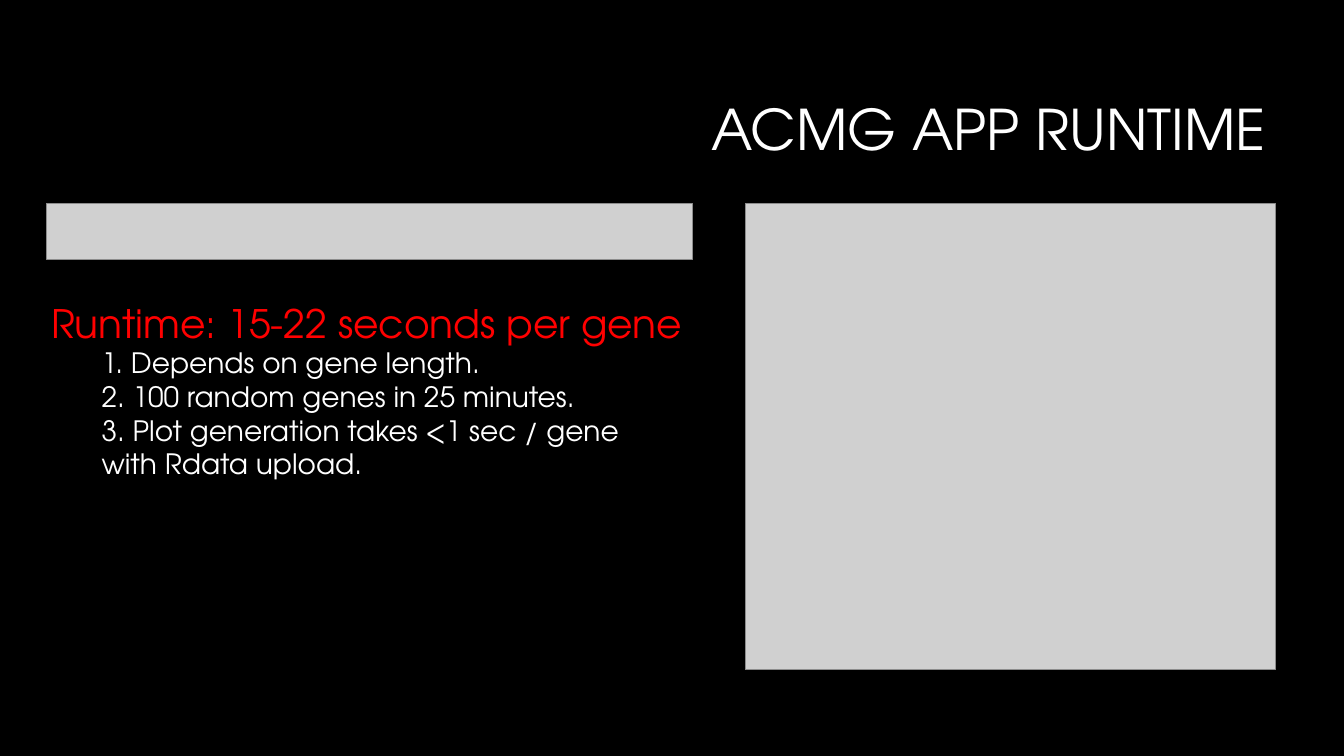
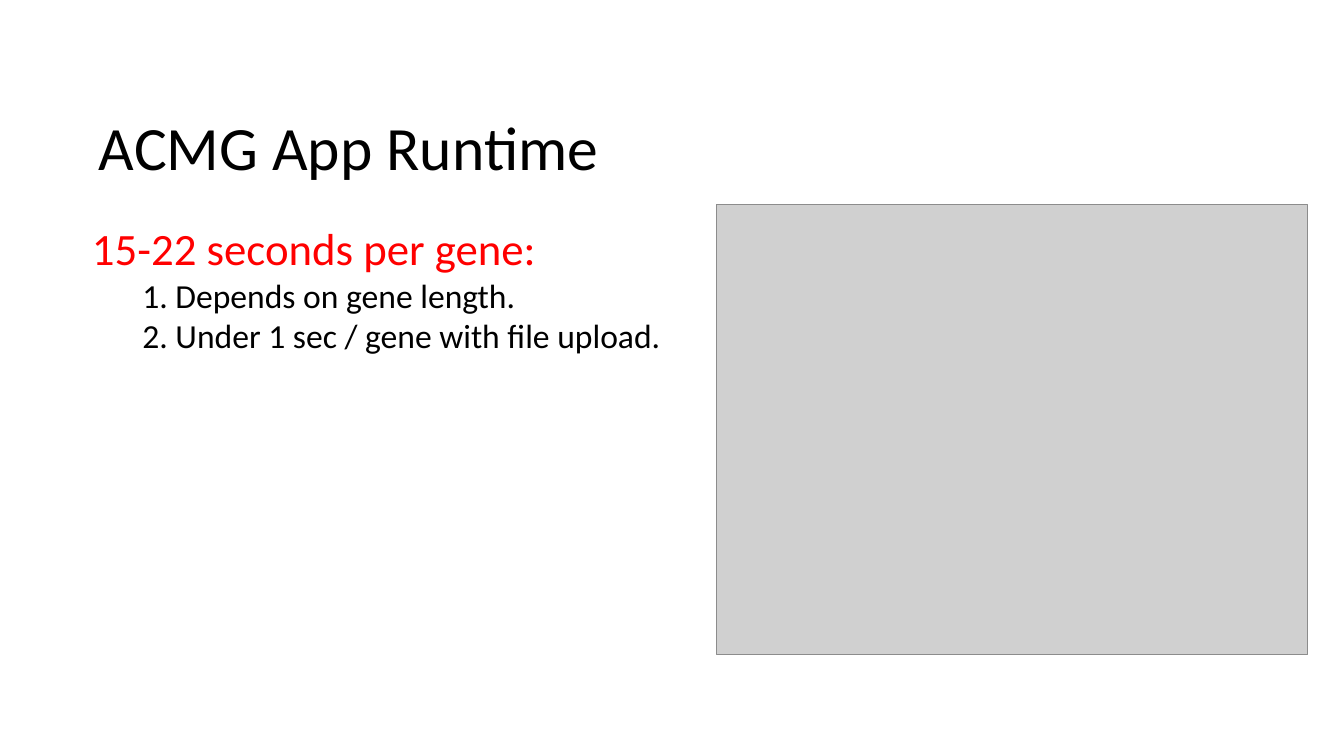
Before and after one commit to dfan/HST-2016, a slide deck: slide 4 of week_6/For_Zak.pptx (slide 3 before the commit). Drawn at 1344x756 pixels with LibreOffice and Linux fonts; fonts in the diff are those of the drawing; grey boxes stand for pictures; background and template pictures are left out. Boxes give left, top, right and bottom in pixels: in the first picture for what was removed or moved away, otherwise in the second. Text is boxed around its words. In the diff, an @@ line names an element or a change of style, - is before the commit and + after.

```diff
--- a/week_6/For_Zak.pptx
+++ b/week_6/For_Zak.pptx
@@ background #000000 to #FFFFFF @@
@@ title at (x1=99, y1=127, x2=598, y2=180): text changed; size 40 to 44 pt; font TeX Gyre Adventor to Calibri; text colour #FFFFFF to #000000 @@
-ACMG APP RUNTIME
+ACMG App Runtime
@@ picture removed at (x1=46, y1=204, x2=693, y2=260) @@
@@ picture resized from (x1=745, y1=204, x2=1275, y2=670) to (x1=717, y1=205, x2=1309, y2=654) @@
@@ text "15-22 seconds per gene:" moved from (x1=51, y1=308, x2=682, y2=480) to (x1=92, y1=234, x2=660, y2=354) @@
@@ text at (x1=92, y1=234, x2=536, y2=273): text changed; size 28 to 32 pt; font TeX Gyre Adventor to Calibri @@
-Runtime: 15-22 seconds per gene
+15-22 seconds per gene:
@@ text at (x1=142, y1=284, x2=515, y2=314): size 20 to 24 pt, font TeX Gyre Adventor to Calibri, text colour #FFFFFF to #000000 in "1. Depends on gene length." @@
@@ text at (x1=142, y1=324, x2=660, y2=354): text changed; size 20 to 24 pt; font TeX Gyre Adventor to Calibri; text colour #FFFFFF to #000000 @@
-  2. 100 random genes in 25 minutes.
-  3. Plot generation takes <1 sec / gene
-  with Rdata upload.
+  2. Under 1 sec / gene with file upload.
```
Also in this commit, not shown: 10 other slides changed, 17 slides added, 7 slides removed, 11 other files.
